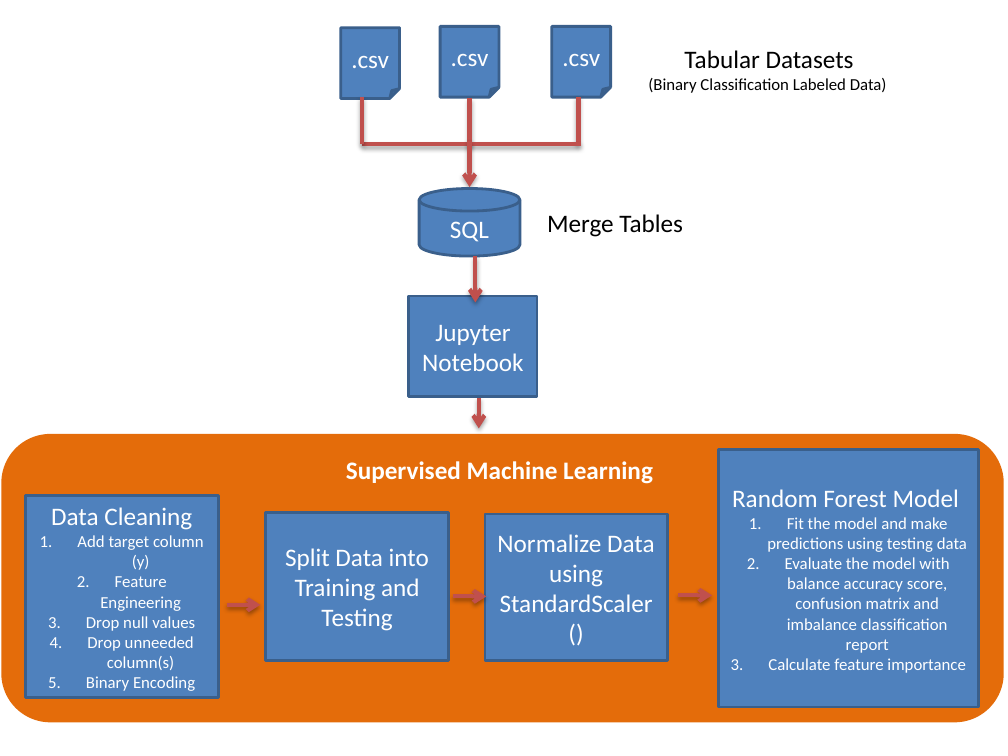
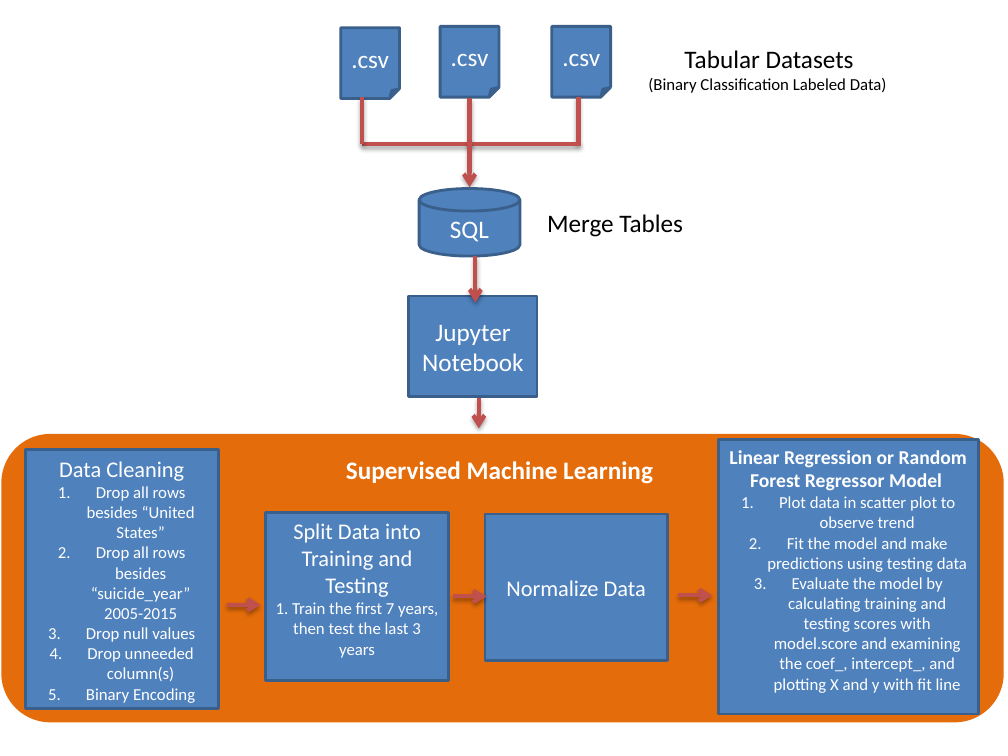
Before and after one commit to NensiH/Social_media_impact, a slide deck: slide 1 of Mockups/ML_mockup.pptx. Drawn at 1008x756 pixels with LibreOffice and Linux fonts; fonts in the diff are those of the drawing. Boxes give left, top, right and bottom in pixels: in the first picture for what was removed or moved away, otherwise in the second. Text is boxed around its words. In the diff, an @@ line names an element or a change of style, - is before the commit and + after.

Commit message:
change ml mockup to linear regression

```diff
--- a/Mockups/ML_mockup.pptx
+++ b/Mockups/ML_mockup.pptx
@@ rectangle "Linear Regression or Random Forest ..." at box(718, 439, 978, 714): vertical alignment middle to top @@
@@ rectangle "Linear Regression or Random Forest ...": place and size @@
-rectangle "Linear Regression or Random Forest ..." at box(718, 450, 978, 708)
+rectangle "Linear Regression or Random Forest ..." at box(718, 439, 978, 714)
@@ rectangle "Data Cleaning": place and size @@
-rectangle "Data Cleaning" at box(25, 496, 219, 698)
+rectangle "Data Cleaning" at box(25, 450, 219, 709)
@@ text in rectangle at box(59, 461, 184, 481): size 18 to 16 pt in "Data Cleaning" @@
@@ text in rectangle at box(729, 450, 967, 528): text changed; size 18 to 14 pt; bold on @@
-Random Forest Model
+Linear Regression or Random Forest Regressor Model
+1. Plot data in scatter plot to observe trend
@@ text in rectangle at box(87, 486, 195, 619): text changed @@
-1. Add target column (y)
-2. Feature Engineering
+1. Drop all rows besides “United States”
+2. Drop all rows besides “suicide_year” 2005-2015
@@ rectangle "Split Data into Training and ...": place and size @@
-rectangle "Split Data into Training and ..." at box(266, 512, 449, 660)
+rectangle "Split Data into Training and ..." at box(266, 512, 449, 680)
@@ rectangle "Split Data into Training and ..." at box(266, 512, 449, 680): vertical alignment middle to top @@
@@ text in rectangle at box(293, 523, 421, 597): size 18 to 16 pt in "Split Data into Training and Testing" @@
@@ text in rectangle at box(506, 580, 646, 596): text changed; size 18 to 16 pt @@
-Normalize Data using StandardScaler ()
+Normalize Data
@@ text in rectangle at box(774, 577, 961, 693): text changed @@
-2. Evaluate the model with balance accuracy score, confusion matrix and imbalance classification report
-3. Calculate feature importance
+3. Evaluate the model by calculating training and testing scores with model.score and examining the coef_, intercept_, and plotting X and y with fit line
@@ text in rectangle at box(276, 602, 438, 658): paragraph added @@
+1. Train the first 7 years, then test the last 3 years
```
